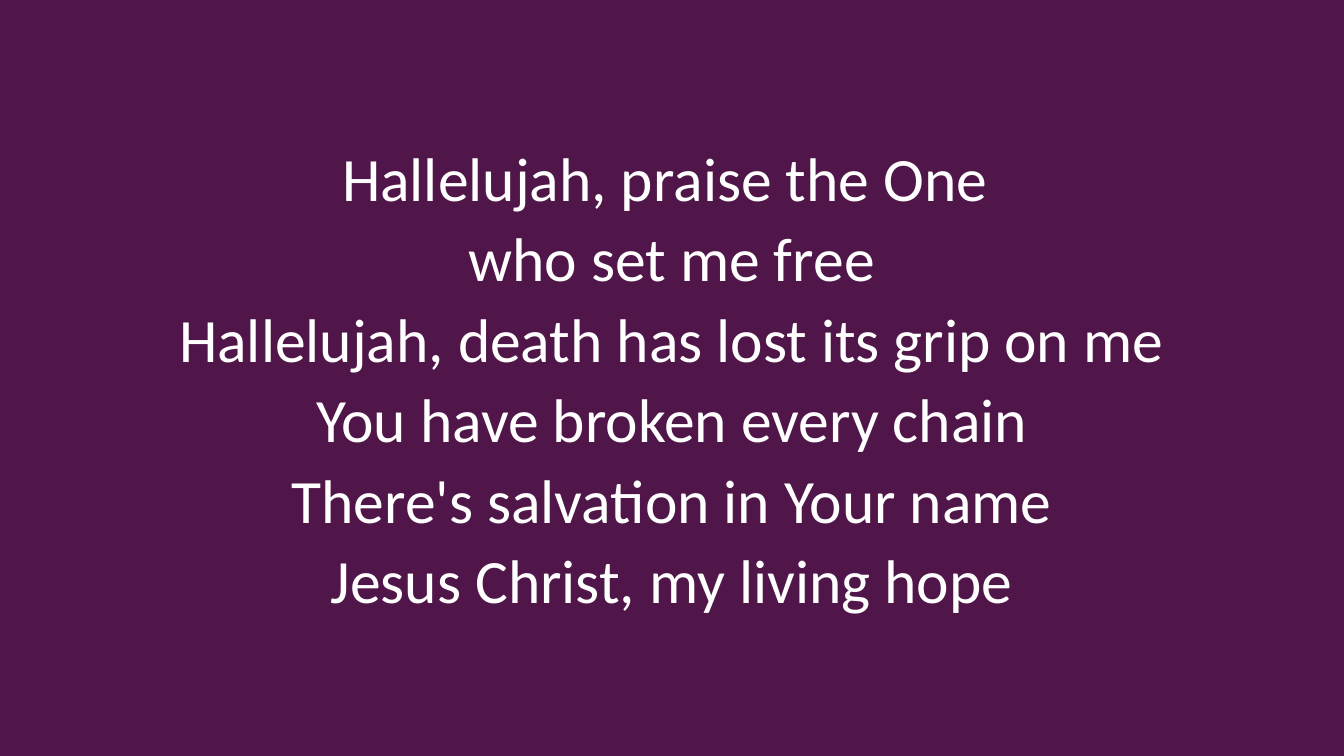
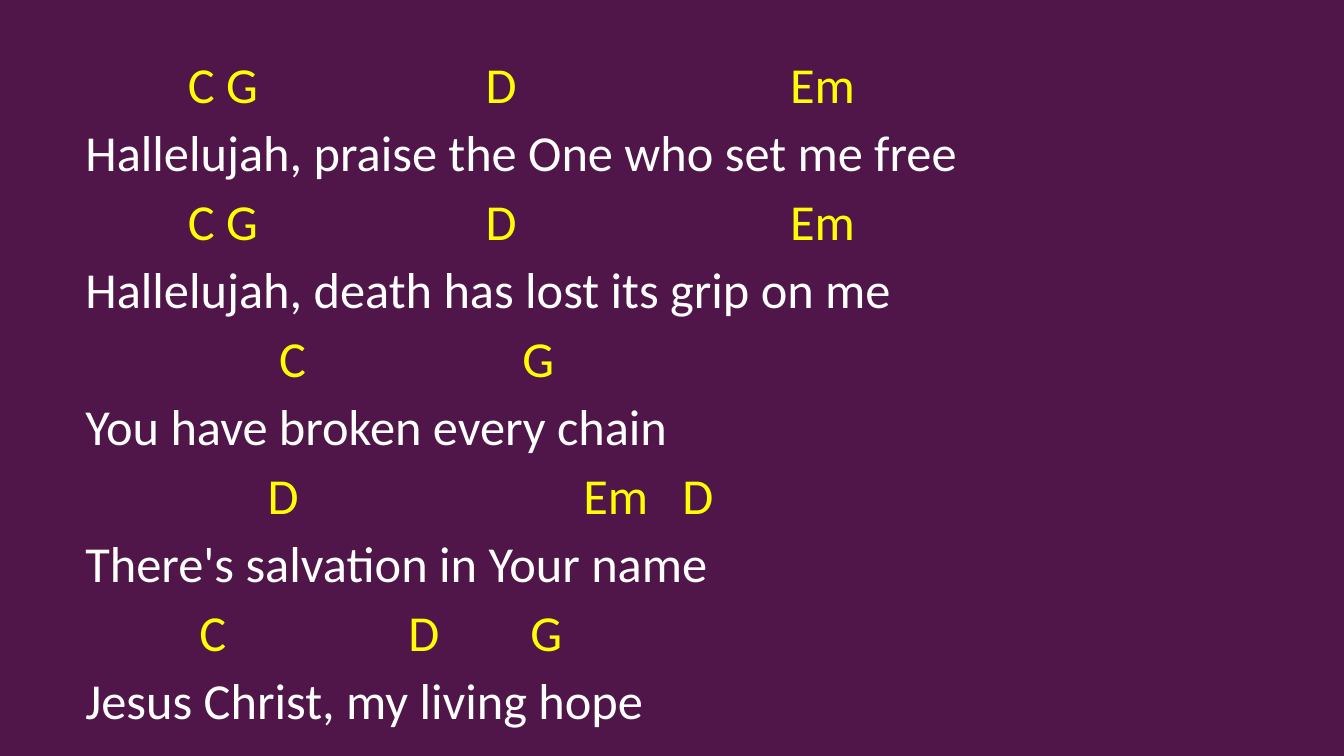
Before and after one commit to kendall412/worship, a slide deck: slide 8 of Living Hope_chords.pptx (slide 11 before the commit). Drawn at 1344x756 pixels with LibreOffice and Linux fonts; fonts in the diff are those of the drawing. Boxes give left, top, right and bottom in pixels: in the first picture for what was removed or moved away, otherwise in the second. Text is boxed around its words. In the diff, an @@ line names an element or a change of style, - is before the commit and + after.

```diff
--- a/Living Hope_chords.pptx
+++ b/Living Hope_chords.pptx
@@ subtitle at (x1=85, y1=70, x2=956, y2=241): text changed; size 44 to 36 pt @@
-Hallelujah, praise the One
-who set me free
+C G D Em
+Hallelujah, praise the One who set me free
+C G D Em
@@ subtitle at (x1=85, y1=273, x2=890, y2=728): size 44 to 36 pt in "Hallelujah, death has lost its grip on ...", "You have broken every chain", "There's salvation in Your name", "Jesus Christ, my living hope"; alignment centre to left @@
@@ subtitle at (x1=279, y1=344, x2=554, y2=378): paragraph added @@
+C G
@@ subtitle at (x1=268, y1=481, x2=713, y2=514): paragraph added @@
+D Em D
@@ subtitle at (x1=199, y1=618, x2=562, y2=652): paragraph added @@
+C D G
```
Also in this commit, not shown: 7 other slides changed, 3 slides removed, 1 other file.
